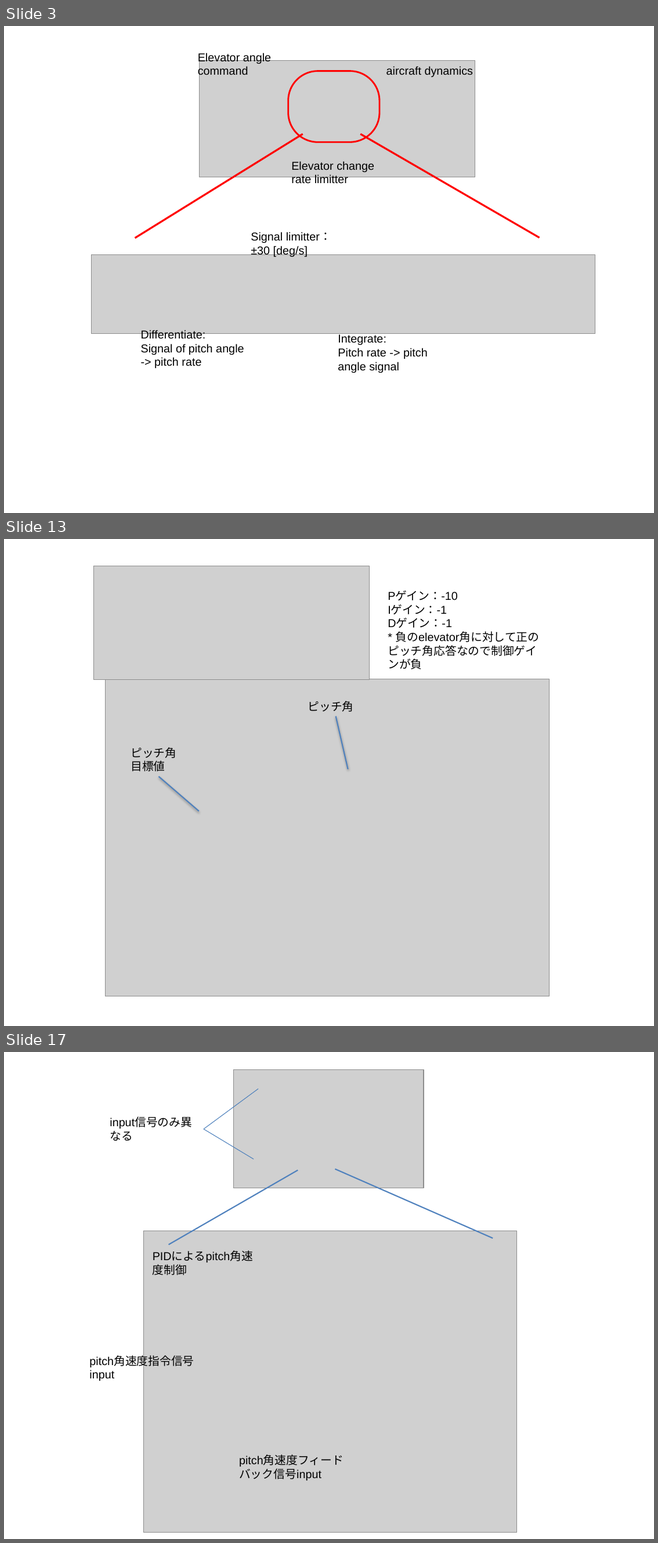
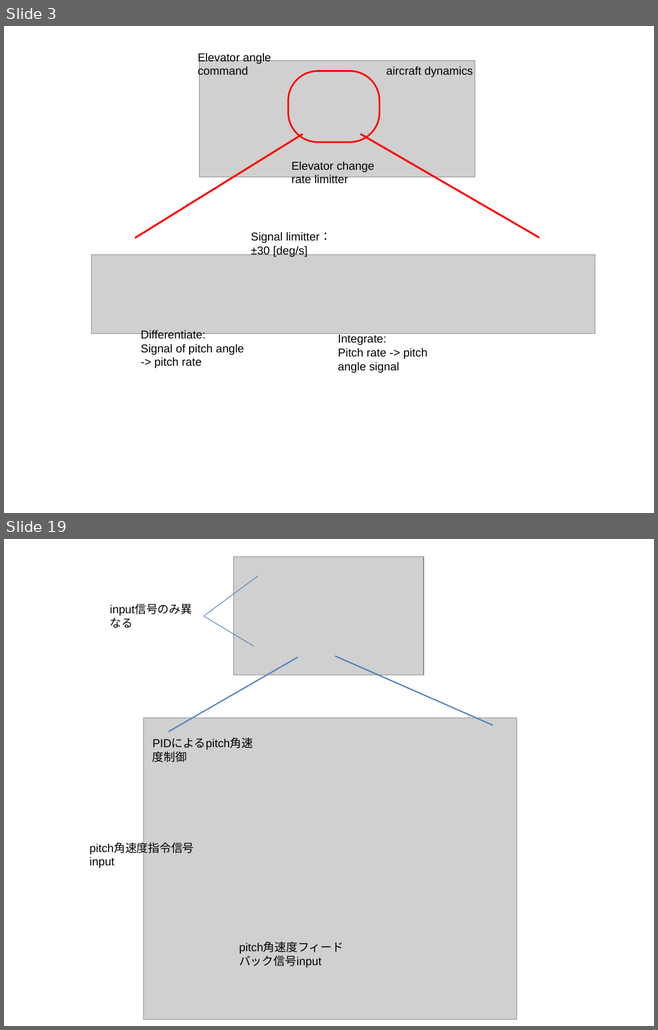
Before and after one commit to zeta-plusplus/SystemModels, a slide deck: figs/makeFig.pptx. Shown one above the other, each under a label of ours: slides 3, 13 and 17 before the commit, slides 3 and 19 after it; the slides between them are not shown. The pictures are 658x1543 and 658x1030 pixels, drawn with LibreOffice and Linux fonts; fonts in the diff are those of the drawing; grey boxes stand for pictures. Boxes give left, top, right and bottom in pixels: in the first picture for what was removed or moved away, otherwise in the second. Text is boxed around its words. In the diff, an @@ line names an element or a change of style, - is before the commit and + after.

```diff
--- a/figs/makeFig.pptx
+++ b/figs/makeFig.pptx
@@ slide 13 removed at [4,539,654,1026], background #FFFFFF @@
@@ picture removed at [93,566,369,680] @@
@@ text removed at [387,591,539,642] @@
-Pゲイン：-10
-Iゲイン：-1
-Dゲイン：-1
-* 負のelevator角に対して正のピッチ角応答なので制御ゲインが負
@@ picture removed at [106,679,549,997] @@
@@ text removed at [308,701,354,712] @@
-ピッチ角
@@ line removed from (348, 769) to (336, 716) @@
@@ text removed at [130,747,176,772] @@
-ピッチ角目標値
@@ line removed from (199, 812) to (158, 777) @@
@@ what was slide 17 is now slide 19 @@
```
Also in this commit, not shown: 2 slides changed, 12 slides added, 9 other slides removed, 24 other files.
